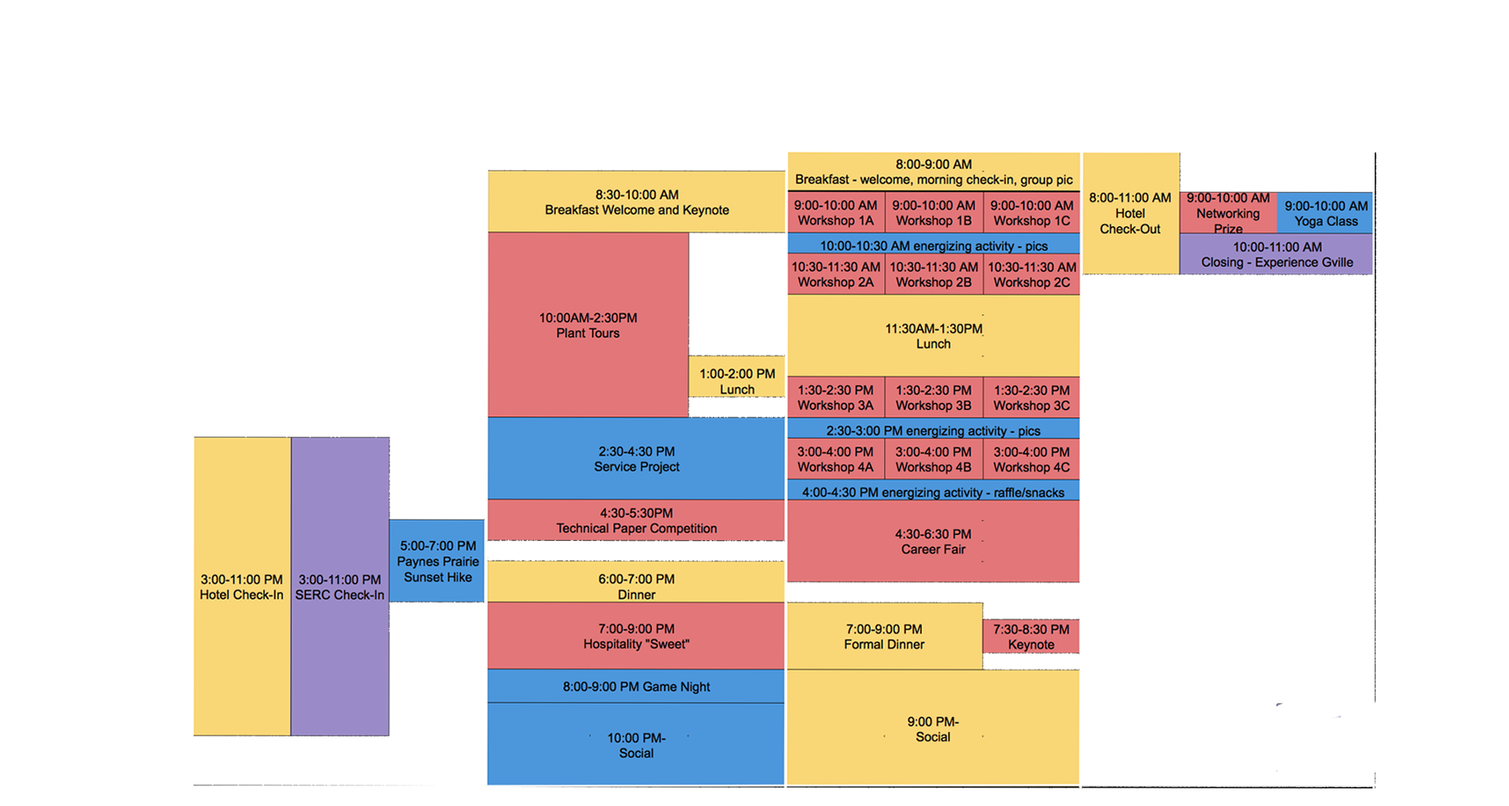
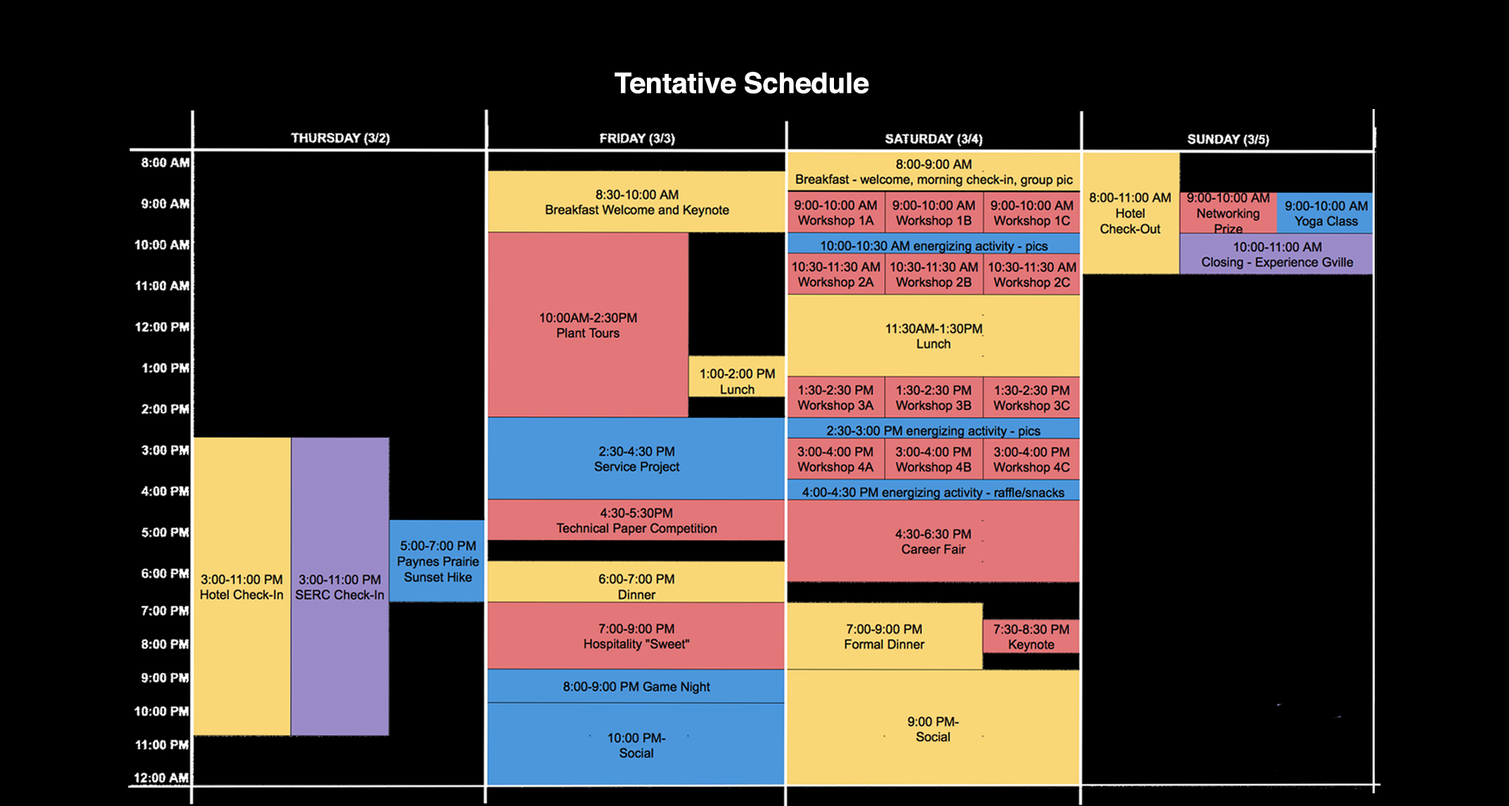
Layers edited between the first and the second (1509, 806) image:
added layer "Tentative Schedule" above "Shape 4" over [614, 71, 869, 94]
showed "Layer 2" over [0, 0, 1509, 806]
